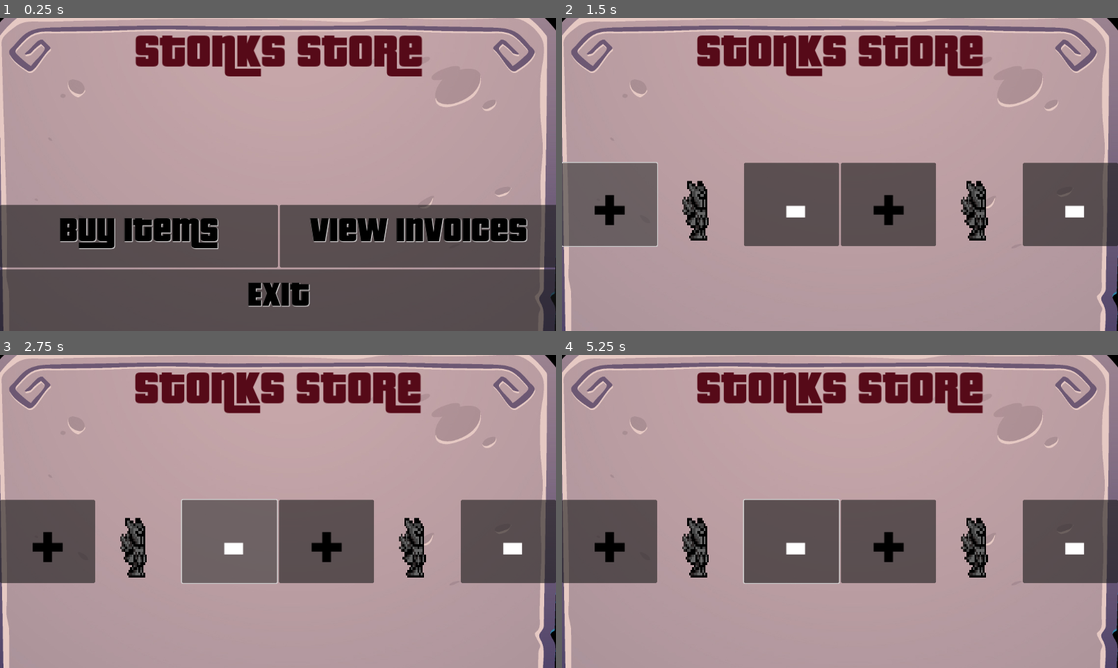
Above: before the commit, frames 1-4 (two rows, left to right).
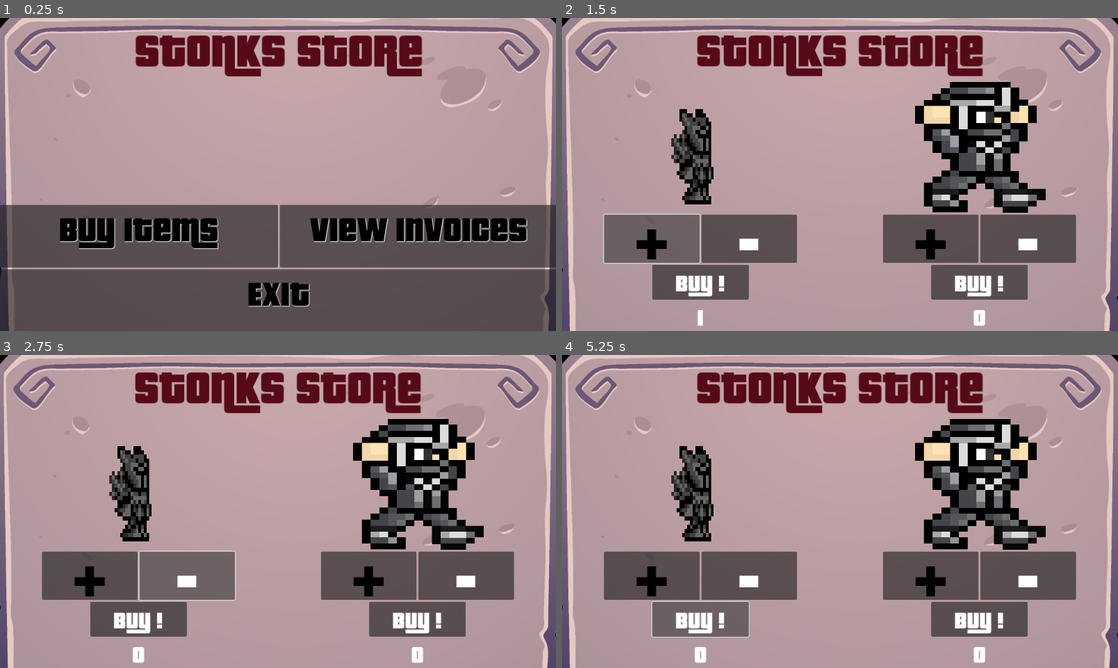
Above: after the commit, the same moments.

Repository: ImTheo/Stonks
Game: Godot game, scene res://Menu/main.tscn
Two runs of this game, one before a commit and one after it. Both use one fixed random seed, a clock stepped at 60 frames per second and the inputs below.
Inputs (mouse positions are in pixels of both pictures, inside the frame that each line leads up to):
- Up to frame 1 (0.25 s): no input
- Up to frame 2 (1.5 s): click "Buy Items" at 0.5 s; click "+" at 1.25 s
- Up to frame 3 (2.75 s): click "-" at 2 s
- Up to frame 4 (5.25 s): click (701, 617) at 2.75 s, where only the run after the commit has a clickable "Buy !"; click "+" at 3.5 s; click "-" at 4.25 s; click (701, 617) at 5 s, where only the run after the commit has a clickable "Buy !"

The runs differ from the first frame. In frame 1, 4.3% of the frame differs, in the area x 0-100%, y 0-100%; in frame 2, 37%; in frame 3, 37%; in frame 4, 38%.

Commit message:
Update buyScene.tscn and main.tscn files

Diff:
--- a/Menu/buyScene.tscn
+++ b/Menu/buyScene.tscn
@@ -1,9 +1,10 @@
-[gd_scene load_steps=5 format=3 uid="uid://t3ricgtsf1r2"]
+[gd_scene load_steps=6 format=3 uid="uid://t3ricgtsf1r2"]
 
 [ext_resource type="Script" path="res://Menu/PurchaseScene.gd" id="1_tlwle"]
 [ext_resource type="Texture2D" uid="uid://dfj37cknkrjol" path="res://Assets/background.jpg" id="2_uaeg1"]
 [ext_resource type="FontFile" uid="uid://b2frhwyn8618f" path="res://Assets/fonts/pricedown bl.otf" id="3_vxtvg"]
 [ext_resource type="PackedScene" uid="uid://2uhupnmbfwps" path="res://Products/Product.tscn" id="4_jyp1h"]
+[ext_resource type="Texture2D" uid="uid://kea13317b4h2" path="res://Assets/storeItems/ninja.png" id="5_tas1t"]
 
 [node name="PurchaseScene" type="Control"]
 clip_contents = true
@@ -22,9 +23,9 @@
 anchors_preset = -1
 anchor_right = 0.999
 anchor_bottom = 1.0
-offset_left = -14.0
+offset_left = -5.0
 offset_top = -14.0
-offset_right = 2.15186
+offset_right = 11.1519
 offset_bottom = 731.0
 grow_horizontal = 2
 grow_vertical = 2
@@ -52,7 +53,6 @@
 
 [node name="spacing2" type="Control" parent="MarginContainer/VBoxContainer"]
 layout_mode = 2
-size_flags_vertical = 3
 
 [node name="HBoxContainer_Products" type="HBoxContainer" parent="MarginContainer/VBoxContainer"]
 layout_mode = 2
@@ -60,10 +60,17 @@
 
 [node name="Product_1" parent="MarginContainer/VBoxContainer/HBoxContainer_Products" instance=ExtResource("4_jyp1h")]
 layout_mode = 2
+size_flags_vertical = 1
 
 [node name="Product_2" parent="MarginContainer/VBoxContainer/HBoxContainer_Products" instance=ExtResource("4_jyp1h")]
 layout_mode = 2
 
+[node name="TextureRect" parent="MarginContainer/VBoxContainer/HBoxContainer_Products/Product_2/VBoxContainer" index="0"]
+texture = ExtResource("5_tas1t")
+
 [node name="spacing" type="Control" parent="MarginContainer/VBoxContainer"]
+visible = false
 layout_mode = 2
 size_flags_vertical = 3
+
+[editable path="MarginContainer/VBoxContainer/HBoxContainer_Products/Product_2"]
--- a/Menu/main.tscn
+++ b/Menu/main.tscn
@@ -21,9 +21,9 @@
 anchors_preset = -1
 anchor_right = 0.999
 anchor_bottom = 1.0
-offset_left = -14.0
+offset_left = -3.0
 offset_top = -14.0
-offset_right = 2.15186
+offset_right = 13.1519
 offset_bottom = 731.0
 grow_horizontal = 2
 grow_vertical = 2
--- /dev/null
+++ b/Products/Product.gd
@@ -0,0 +1,18 @@
+extends MarginContainer
+
+@export var count = 0
+# Called when the node enters the scene tree for the first time.
+func _ready():
+	pass # Replace with function body.
+
+
+func _on_button_add_pressed():
+	count = count + 1
+	print(count)
+	$VBoxContainer/VBoxContainer/Label_ProductCount.text = str(count)
+
+func _on_button_minus_pressed():
+	if count > 0:
+		count = count - 1
+		print(count)
+		$VBoxContainer/VBoxContainer/Label_ProductCount.text = str(count)
--- a/Products/Product.tscn
+++ b/Products/Product.tscn
@@ -1,5 +1,6 @@
-[gd_scene load_steps=3 format=3 uid="uid://2uhupnmbfwps"]
+[gd_scene load_steps=4 format=3 uid="uid://2uhupnmbfwps"]
 
+[ext_resource type="Script" path="res://Products/Product.gd" id="1_53oou"]
 [ext_resource type="FontFile" uid="uid://b2frhwyn8618f" path="res://Assets/fonts/pricedown bl.otf" id="1_lcl6w"]
 [ext_resource type="Texture2D" uid="uid://cxr8oahqdbal5" path="res://Assets/storeItems/armor.png" id="2_176tm"]
 
@@ -10,15 +11,35 @@
 grow_horizontal = 2
 grow_vertical = 2
 size_flags_horizontal = 3
+size_flags_vertical = 3
+script = ExtResource("1_53oou")
 
-[node name="HBoxContainer_Item1" type="HBoxContainer" parent="."]
+[node name="Control" type="Control" parent="."]
+light_mask = 0
 layout_mode = 2
 
-[node name="Button_Add" type="Button" parent="HBoxContainer_Item1"]
+[node name="VBoxContainer" type="VBoxContainer" parent="."]
+layout_mode = 2
+
+[node name="TextureRect" type="TextureRect" parent="VBoxContainer"]
+layout_mode = 2
+size_flags_horizontal = 4
+size_flags_vertical = 3
+texture = ExtResource("2_176tm")
+expand_mode = 2
+
+[node name="HBoxContainer_Item1" type="HBoxContainer" parent="VBoxContainer"]
+custom_minimum_size = Vector2(400, 100)
+layout_mode = 2
+size_flags_horizontal = 4
+size_flags_vertical = 4
+
+[node name="Button_Add" type="Button" parent="VBoxContainer/HBoxContainer_Item1"]
 layout_mode = 2
 size_flags_horizontal = 3
+size_flags_stretch_ratio = 0.25
 
-[node name="Label_Add" type="Label" parent="HBoxContainer_Item1/Button_Add"]
+[node name="Label_Add" type="Label" parent="VBoxContainer/HBoxContainer_Item1/Button_Add"]
 layout_mode = 1
 anchors_preset = 15
 anchor_right = 1.0
@@ -32,24 +53,16 @@
 horizontal_alignment = 1
 vertical_alignment = 1
 
-[node name="TextureRect" type="TextureRect" parent="HBoxContainer_Item1"]
-layout_mode = 2
-texture = ExtResource("2_176tm")
-expand_mode = 2
-
-[node name="Button_Minus" type="Button" parent="HBoxContainer_Item1"]
+[node name="Button_Minus" type="Button" parent="VBoxContainer/HBoxContainer_Item1"]
 layout_mode = 2
 size_flags_horizontal = 3
+size_flags_stretch_ratio = 0.25
 
-[node name="Label_Minus" type="Label" parent="HBoxContainer_Item1/Button_Minus"]
+[node name="Label_Minus" type="Label" parent="VBoxContainer/HBoxContainer_Item1/Button_Minus"]
 layout_mode = 1
 anchors_preset = 15
 anchor_right = 1.0
 anchor_bottom = 1.0
-offset_left = -8.0
-offset_top = -82.0
-offset_right = 26.0
-offset_bottom = 90.0
 grow_horizontal = 2
 grow_vertical = 2
 theme_override_colors/font_color = Color(1, 1, 1, 1)
@@ -58,3 +71,42 @@
 text = "-"
 horizontal_alignment = 1
 vertical_alignment = 1
+
+[node name="VBoxContainer" type="VBoxContainer" parent="VBoxContainer"]
+custom_minimum_size = Vector2(200, 0)
+layout_mode = 2
+size_flags_horizontal = 4
+size_flags_vertical = 3
+size_flags_stretch_ratio = 0.5
+alignment = 2
+
+[node name="Button_BuyProduct" type="Button" parent="VBoxContainer/VBoxContainer"]
+layout_mode = 2
+size_flags_vertical = 3
+size_flags_stretch_ratio = 7.67
+
+[node name="Label_BuyProduct" type="Label" parent="VBoxContainer/VBoxContainer/Button_BuyProduct"]
+layout_mode = 1
+anchors_preset = 15
+anchor_right = 1.0
+anchor_bottom = 1.0
+grow_horizontal = 2
+grow_vertical = 2
+theme_override_colors/font_color = Color(1, 1, 1, 1)
+theme_override_fonts/font = ExtResource("1_lcl6w")
+theme_override_font_sizes/font_size = 50
+text = "Buy !"
+horizontal_alignment = 1
+vertical_alignment = 1
+
+[node name="Label_ProductCount" type="Label" parent="VBoxContainer/VBoxContainer"]
+layout_mode = 2
+theme_override_colors/font_color = Color(1, 1, 1, 1)
+theme_override_fonts/font = ExtResource("1_lcl6w")
+theme_override_font_sizes/font_size = 50
+text = "0"
+horizontal_alignment = 1
+vertical_alignment = 1
+
+[connection signal="pressed" from="VBoxContainer/HBoxContainer_Item1/Button_Add" to="." method="_on_button_add_pressed"]
+[connection signal="pressed" from="VBoxContainer/HBoxContainer_Item1/Button_Minus" to="." method="_on_button_minus_pressed"]
